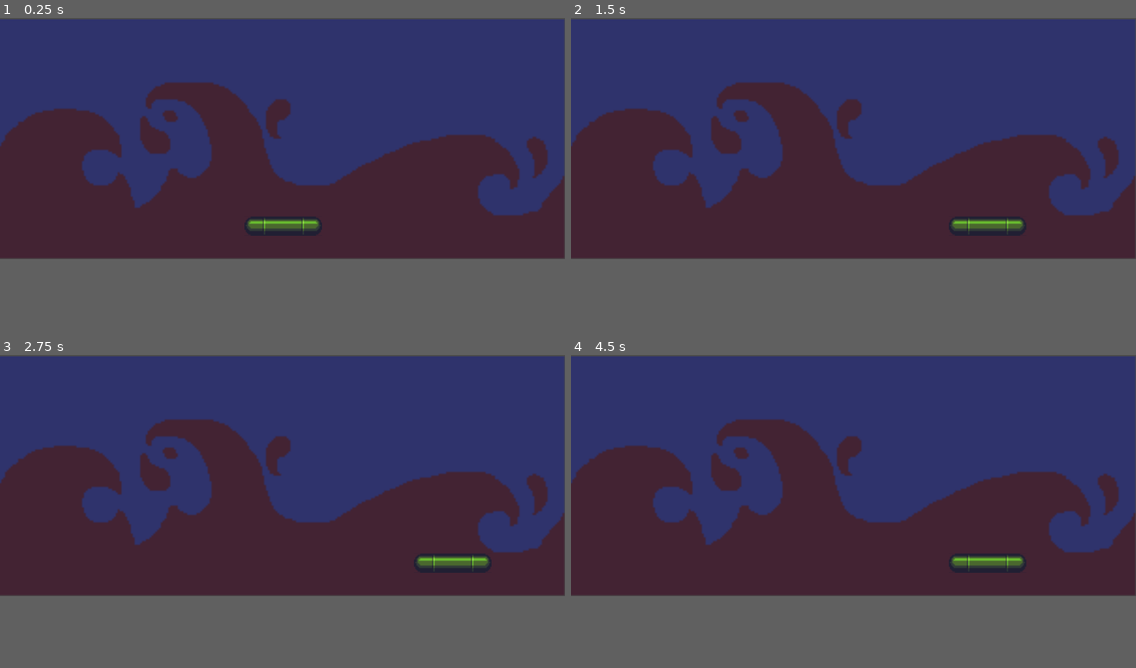
Above: before the commit, frames 1-4 (two rows, left to right).
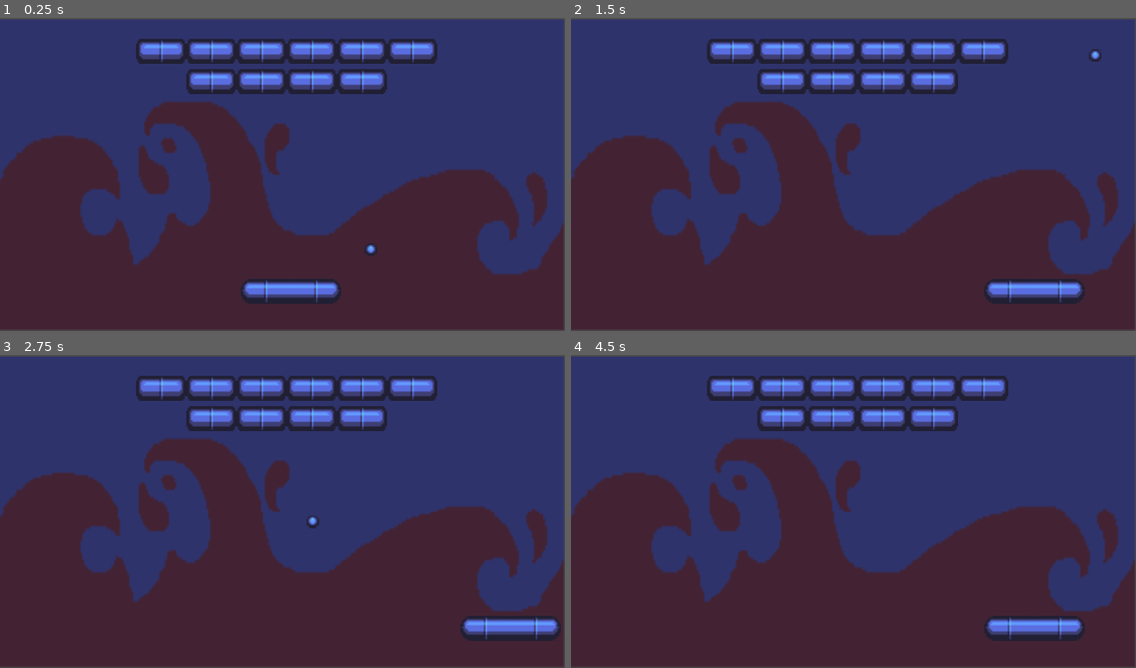
Above: after the commit, the same moments.

Repository: diegocardoso93/CS50G-Godot
Game: Godot game, scene res://Scene/Start.tscn
Two runs of this game, one before a commit and one after it. Both use one fixed random seed, a clock stepped at 60 frames per second and the inputs below. This scene is started directly instead of the project's main scene.
Inputs:
- Up to frame 1 (0.25 s): no input
- Up to frame 2 (1.5 s): tap Enter (ui_accept) at 0.5, 1.35 s; hold Right (ui_right) 0.53-1.28 s; hold Enter (ui_accept) 0.53-1.28 s; hold Left (ui_left) from 1.28 s (still down)
- Up to frame 3 (2.75 s): tap Enter (ui_accept) at 1.52, 1.82 s; release Left (ui_left) at 2.03 s; hold Right (ui_right) from 2.03 s (still down); hold Enter (ui_accept) from 2.03 s (still down)
- Up to frame 4 (4.5 s): release Enter (ui_accept) at 2.78 s; tap Enter (ui_accept) at 2.85, 3.02, 3.32, 4.35 s; release Right (ui_right) at 3.53 s; hold Enter (ui_accept) 3.53-4.28 s; hold Left (ui_left) from 3.53 s (still down)
In our replay, the window is 800x342 before the commit and 800x444 after it. These sizes can differ from the game's own. Grey fills any space a smaller window leaves; there, only what the larger window draws over its background counts as a difference.

The runs differ from the first frame. In frame 1, 27% of the frame differs, in the area x 0-100%, y 6-100%; in frame 2, 27%; in frame 3, 27%; in frame 4, 27%.

Commit message:
add objects

Diff:
--- /dev/null
+++ b/breakout/Asset/bricks.tres
@@ -0,0 +1,295 @@
+[gd_resource type="TileSet" load_steps=2 format=2]
+
+[ext_resource path="res://Asset/blocks.png" type="Texture" id=1]
+
+[resource]
+0/name = "blocks.png 0"
+0/texture = ExtResource( 1 )
+0/tex_offset = Vector2( 0, 0 )
+0/modulate = Color( 1, 1, 1, 1 )
+0/region = Rect2( 0, 0, 32, 16 )
+0/tile_mode = 0
+0/occluder_offset = Vector2( 0, 0 )
+0/navigation_offset = Vector2( 0, 0 )
+0/shapes = [  ]
+0/z_index = 0
+1/name = "blocks.png 1"
+1/texture = ExtResource( 1 )
+1/tex_offset = Vector2( 0, 0 )
+1/modulate = Color( 1, 1, 1, 1 )
+1/region = Rect2( 32, 0, 32, 16 )
+1/tile_mode = 0
+1/occluder_offset = Vector2( 0, 0 )
+1/navigation_offset = Vector2( 0, 0 )
+1/shapes = [  ]
+1/z_index = 0
+2/name = "blocks.png 2"
+2/texture = ExtResource( 1 )
+2/tex_offset = Vector2( 0, 0 )
+2/modulate = Color( 1, 1, 1, 1 )
+2/region = Rect2( 64, 0, 32, 16 )
+2/tile_mode = 0
+2/occluder_offset = Vector2( 0, 0 )
+2/navigation_offset = Vector2( 0, 0 )
+2/shapes = [  ]
+2/z_index = 0
+3/name = "blocks.png 3"
+3/texture = ExtResource( 1 )
+3/tex_offset = Vector2( 0, 0 )
+3/modulate = Color( 1, 1, 1, 1 )
+3/region = Rect2( 96, 0, 32, 16 )
+3/tile_mode = 0
+3/occluder_offset = Vector2( 0, 0 )
+3/navigation_offset = Vector2( 0, 0 )
+3/shapes = [  ]
+3/z_index = 0
+4/name = "blocks.png 4"
+4/texture = ExtResource( 1 )
+4/tex_offset = Vector2( 0, 0 )
+4/modulate = Color( 1, 1, 1, 1 )
+4/region = Rect2( 128, 0, 32, 16 )
+4/tile_mode = 0
+4/occluder_offset = Vector2( 0, 0 )
+4/navigation_offset = Vector2( 0, 0 )
+4/shapes = [  ]
+4/z_index = 0
+5/name = "blocks.png 5"
+5/texture = ExtResource( 1 )
+5/tex_offset = Vector2( 0, 0 )
+5/modulate = Color( 1, 1, 1, 1 )
+5/region = Rect2( 160, 0, 32, 16 )
+5/tile_mode = 0
+5/occluder_offset = Vector2( 0, 0 )
+5/navigation_offset = Vector2( 0, 0 )
+5/shapes = [  ]
+5/z_index = 0
+6/name = "blocks.png 6"
+6/texture = ExtResource( 1 )
+6/tex_offset = Vector2( 0, 0 )
+6/modulate = Color( 1, 1, 1, 1 )
+6/region = Rect2( 0, 16, 32, 15 )
+6/tile_mode = 0
+6/occluder_offset = Vector2( 0, 0 )
+6/navigation_offset = Vector2( 0, 0 )
+6/shapes = [  ]
+6/z_index = 0
+7/name = "blocks.png 7"
+7/texture = ExtResource( 1 )
+7/tex_offset = Vector2( 0, 0 )
+7/modulate = Color( 1, 1, 1, 1 )
+7/region = Rect2( 32, 16, 32, 15 )
+7/tile_mode = 0
+7/occluder_offset = Vector2( 0, 0 )
+7/navigation_offset = Vector2( 0, 0 )
+7/shapes = [  ]
+7/z_index = 0
+8/name = "blocks.png 8"
+8/texture = ExtResource( 1 )
+8/tex_offset = Vector2( 0, 0 )
+8/modulate = Color( 1, 1, 1, 1 )
+8/region = Rect2( 64, 16, 32, 15 )
+8/tile_mode = 0
+8/occluder_offset = Vector2( 0, 0 )
+8/navigation_offset = Vector2( 0, 0 )
+8/shapes = [  ]
+8/z_index = 0
+9/name = "blocks.png 9"
+9/texture = ExtResource( 1 )
+9/tex_offset = Vector2( 0, 0 )
+9/modulate = Color( 1, 1, 1, 1 )
+9/region = Rect2( 96, 16, 32, 15 )
+9/tile_mode = 0
+9/occluder_offset = Vector2( 0, 0 )
+9/navigation_offset = Vector2( 0, 0 )
+9/shapes = [  ]
+9/z_index = 0
+10/name = "blocks.png 10"
+10/texture = ExtResource( 1 )
+10/tex_offset = Vector2( 0, 0 )
+10/modulate = Color( 1, 1, 1, 1 )
+10/region = Rect2( 128, 16, 32, 15 )
+10/tile_mode = 0
+10/occluder_offset = Vector2( 0, 0 )
+10/navigation_offset = Vector2( 0, 0 )
+10/shapes = [  ]
+10/z_index = 0
+11/name = "blocks.png 11"
+11/texture = ExtResource( 1 )
+11/tex_offset = Vector2( 0, 0 )
+11/modulate = Color( 1, 1, 1, 1 )
+11/region = Rect2( 160, 16, 32, 15 )
+11/tile_mode = 0
+11/occluder_offset = Vector2( 0, 0 )
+11/navigation_offset = Vector2( 0, 0 )
+11/shapes = [  ]
+11/z_index = 0
+12/name = "blocks.png 12"
+12/texture = ExtResource( 1 )
+12/tex_offset = Vector2( 0, 0 )
+12/modulate = Color( 1, 1, 1, 1 )
+12/region = Rect2( 0, 47, 32, 17 )
+12/tile_mode = 0
+12/occluder_offset = Vector2( 0, 0 )
+12/navigation_offset = Vector2( 0, 0 )
+12/shapes = [  ]
+12/z_index = 0
+13/name = "blocks.png 13"
+13/texture = ExtResource( 1 )
+13/tex_offset = Vector2( 0, 0 )
+13/modulate = Color( 1, 1, 1, 1 )
+13/region = Rect2( 32, 31, 32, 16 )
+13/tile_mode = 0
+13/occluder_offset = Vector2( 0, 0 )
+13/navigation_offset = Vector2( 0, 0 )
+13/shapes = [  ]
+13/z_index = 0
+14/name = "blocks.png 14"
+14/texture = ExtResource( 1 )
+14/tex_offset = Vector2( 0, 0 )
+14/modulate = Color( 1, 1, 1, 1 )
+14/region = Rect2( 64, 31, 32, 16 )
+14/tile_mode = 0
+14/occluder_offset = Vector2( 0, 0 )
+14/navigation_offset = Vector2( 0, 0 )
+14/shapes = [  ]
+14/z_index = 0
+15/name = "blocks.png 15"
+15/texture = ExtResource( 1 )
+15/tex_offset = Vector2( 0, 0 )
+15/modulate = Color( 1, 1, 1, 1 )
+15/region = Rect2( 96, 31, 32, 16 )
+15/tile_mode = 0
+15/occluder_offset = Vector2( 0, 0 )
+15/navigation_offset = Vector2( 0, 0 )
+15/shapes = [  ]
+15/z_index = 0
+16/name = "blocks.png 16"
+16/texture = ExtResource( 1 )
+16/tex_offset = Vector2( 0, 0 )
+16/modulate = Color( 1, 1, 1, 1 )
+16/region = Rect2( 128, 31, 32, 16 )
+16/tile_mode = 0
+16/occluder_offset = Vector2( 0, 0 )
+16/navigation_offset = Vector2( 0, 0 )
+16/shapes = [  ]
+16/z_index = 0
+17/name = "blocks.png 17"
+17/texture = ExtResource( 1 )
+17/tex_offset = Vector2( 0, 0 )
+17/modulate = Color( 1, 1, 1, 1 )
+17/region = Rect2( 160, 31, 31, 16 )
+17/tile_mode = 0
+17/occluder_offset = Vector2( 0, 0 )
+17/navigation_offset = Vector2( 0, 0 )
+17/shapes = [  ]
+17/z_index = 0
+18/name = "blocks.png 18"
+18/texture = ExtResource( 1 )
+18/tex_offset = Vector2( 0, 0 )
+18/modulate = Color( 1, 1, 1, 1 )
+18/region = Rect2( 0, 31, 32, 16 )
+18/tile_mode = 0
+18/occluder_offset = Vector2( 0, 0 )
+18/navigation_offset = Vector2( 0, 0 )
+18/shapes = [  ]
+18/z_index = 0
+19/name = "blocks.png 19"
+19/texture = ExtResource( 1 )
+19/tex_offset = Vector2( 0, 0 )
+19/modulate = Color( 1, 1, 1, 1 )
+19/region = Rect2( 32, 61, 0, 0 )
+19/tile_mode = 0
+19/occluder_offset = Vector2( 0, 0 )
+19/navigation_offset = Vector2( 0, 0 )
+19/shapes = [  ]
+19/z_index = 0
+20/name = "blocks.png 20"
+20/texture = ExtResource( 1 )
+20/tex_offset = Vector2( 0, 0 )
+20/modulate = Color( 1, 1, 1, 1 )
+20/region = Rect2( 32, 47, 32, 17 )
+20/tile_mode = 0
+20/occluder_offset = Vector2( 0, 0 )
+20/navigation_offset = Vector2( 0, 0 )
+20/shapes = [  ]
+20/z_index = 0
+21/name = "blocks.png 21"
+21/texture = ExtResource( 1 )
+21/tex_offset = Vector2( 0, 0 )
+21/modulate = Color( 1, 1, 1, 1 )
+21/region = Rect2( 64, 47, 32, 17 )
+21/tile_mode = 0
+21/occluder_offset = Vector2( 0, 0 )
+21/navigation_offset = Vector2( 0, 0 )
+21/shapes = [  ]
+21/z_index = 0
+22/name = "blocks.png 22"
+22/texture = ExtResource( 1 )
+22/tex_offset = Vector2( 0, 0 )
+22/modulate = Color( 1, 1, 1, 1 )
+22/region = Rect2( 96, 48, 8, 8 )
+22/tile_mode = 0
+22/occluder_offset = Vector2( 0, 0 )
+22/navigation_offset = Vector2( 0, 0 )
+22/shapes = [  ]
+22/z_index = 0
+23/name = "blocks.png 23"
+23/texture = ExtResource( 1 )
+23/tex_offset = Vector2( 0, 0 )
+23/modulate = Color( 1, 1, 1, 1 )
+23/region = Rect2( 104, 48, 8, 8 )
+23/tile_mode = 0
+23/occluder_offset = Vector2( 0, 0 )
+23/navigation_offset = Vector2( 0, 0 )
+23/shapes = [  ]
+23/z_index = 0
+24/name = "blocks.png 24"
+24/texture = ExtResource( 1 )
+24/tex_offset = Vector2( 0, 0 )
+24/modulate = Color( 1, 1, 1, 1 )
+24/region = Rect2( 112, 48, 8, 8 )
+24/tile_mode = 0
+24/occluder_offset = Vector2( 0, 0 )
+24/navigation_offset = Vector2( 0, 0 )
+24/shapes = [  ]
+24/z_index = 0
+25/name = "blocks.png 25"
+25/texture = ExtResource( 1 )
+25/tex_offset = Vector2( 0, 0 )
+25/modulate = Color( 1, 1, 1, 1 )
+25/region = Rect2( 120, 48, 8, 8 )
+25/tile_mode = 0
+25/occluder_offset = Vector2( 0, 0 )
+25/navigation_offset = Vector2( 0, 0 )
+25/shapes = [  ]
+25/z_index = 0
+26/name = "blocks.png 26"
+26/texture = ExtResource( 1 )
+26/tex_offset = Vector2( 0, 0 )
+26/modulate = Color( 1, 1, 1, 1 )
+26/region = Rect2( 96, 56, 8, 8 )
+26/tile_mode = 0
+26/occluder_offset = Vector2( 0, 0 )
+26/navigation_offset = Vector2( 0, 0 )
+26/shapes = [  ]
+26/z_index = 0
+27/name = "blocks.png 27"
+27/texture = ExtResource( 1 )
+27/tex_offset = Vector2( 0, 0 )
+27/modulate = Color( 1, 1, 1, 1 )
+27/region = Rect2( 104, 56, 8, 8 )
+27/tile_mode = 0
+27/occluder_offset = Vector2( 0, 0 )
+27/navigation_offset = Vector2( 0, 0 )
+27/shapes = [  ]
+27/z_index = 0
+28/name = "blocks.png 28"
+28/texture = ExtResource( 1 )
+28/tex_offset = Vector2( 0, 0 )
+28/modulate = Color( 1, 1, 1, 1 )
+28/region = Rect2( 112, 56, 8, 8 )
+28/tile_mode = 0
+28/occluder_offset = Vector2( 0, 0 )
+28/navigation_offset = Vector2( 0, 0 )
+28/shapes = [  ]
+28/z_index = 0
--- /dev/null
+++ b/breakout/Scene/Ball.tscn
@@ -0,0 +1,15 @@
+[gd_scene load_steps=3 format=2]
+
+[ext_resource path="res://Script/Ball.gd" type="Script" id=1]
+[ext_resource path="res://Asset/bricks.tres" type="TileSet" id=2]
+
+[node name="Ball" type="Node2D"]
+script = ExtResource( 1 )
+
+[node name="Ball" type="TileMap" parent="."]
+position = Vector2( -4, 0 )
+scale = Vector2( 3, 3 )
+tile_set = ExtResource( 2 )
+cell_size = Vector2( 8, 8 )
+format = 1
+tile_data = PoolIntArray( 0, 22, 0 )
--- /dev/null
+++ b/breakout/Scene/Brick.tscn
@@ -0,0 +1,12 @@
+[gd_scene load_steps=2 format=2]
+
+[ext_resource path="res://Asset/bricks.tres" type="TileSet" id=1]
+
+[node name="Brick" type="Node2D"]
+
+[node name="Brick" type="TileMap" parent="."]
+scale = Vector2( 3, 3 )
+tile_set = ExtResource( 1 )
+cell_size = Vector2( 32, 16 )
+format = 1
+tile_data = PoolIntArray( 0, 0, 0 )
--- a/breakout/Scene/Main.tscn
+++ b/breakout/Scene/Main.tscn
@@ -16,33 +16,34 @@
 script = ExtResource( 1 )
 
 [node name="background" type="Sprite" parent="."]
-position = Vector2( 700.946, 302.634 )
-scale = Vector2( 4.6511, 4.6511 )
+position = Vector2( 541.375, 304.122 )
+scale = Vector2( 3.59433, 4.67417 )
 texture = ExtResource( 2 )
 
 [node name="Breakout" type="Label" parent="."]
-margin_top = 170.405
-margin_right = 1399.0
-margin_bottom = 276.405
+margin_left = -150.0
+margin_top = 150.0
+margin_right = 1249.0
+margin_bottom = 256.0
 custom_fonts/font = SubResource( 1 )
 text = "BREAKOUT"
 align = 1
 valign = 1
 
 [node name="Start" type="LinkButton" parent="."]
-margin_left = 650.0
-margin_top = 470.0
-margin_right = 742.0
-margin_bottom = 502.0
+margin_left = 500.0
+margin_top = 449.595
+margin_right = 592.0
+margin_bottom = 481.595
 rect_pivot_offset = Vector2( 46, 13.3196 )
 custom_fonts/font = SubResource( 2 )
 text = "START"
 
 [node name="Highscores" type="LinkButton" parent="."]
-margin_left = 600.0
-margin_top = 520.0
-margin_right = 788.0
-margin_bottom = 552.0
+margin_left = 450.0
+margin_top = 499.595
+margin_right = 654.0
+margin_bottom = 531.595
 rect_pivot_offset = Vector2( 46, 13.3196 )
 custom_fonts/font = SubResource( 2 )
 text = "HIGH SCORES"
--- /dev/null
+++ b/breakout/Scene/Paddle.tscn
@@ -0,0 +1,12 @@
+[gd_scene load_steps=2 format=2]
+
+[ext_resource path="res://Asset/paddle_types.tres" type="TileSet" id=1]
+
+[node name="Paddle" type="Node2D"]
+
+[node name="Paddle" type="TileMap" parent="."]
+scale = Vector2( 3, 3 )
+tile_set = ExtResource( 1 )
+cell_size = Vector2( 64, 16 )
+format = 1
+tile_data = PoolIntArray( 0, 0, 0 )
--- a/breakout/Scene/Select.tscn
+++ b/breakout/Scene/Select.tscn
@@ -18,13 +18,14 @@
 script = ExtResource( 1 )
 
 [node name="background" type="Sprite" parent="."]
-position = Vector2( 700.946, 302.634 )
-scale = Vector2( 4.6511, 4.6511 )
+position = Vector2( 539.675, 303.768 )
+scale = Vector2( 3.59354, 4.66868 )
 texture = ExtResource( 2 )
 
 [node name="InfoSelect" type="Label" parent="."]
+margin_left = -150.0
 margin_top = 133.5
-margin_right = 1397.0
+margin_right = 1247.0
 margin_bottom = 204.5
 custom_fonts/font = SubResource( 1 )
 text = "Select your paddle with left and right!"
@@ -32,8 +33,9 @@
 valign = 1
 
 [node name="InfoPress" type="Label" parent="."]
+margin_left = -150.0
 margin_top = 192.0
-margin_right = 1399.0
+margin_right = 1249.0
 margin_bottom = 245.0
 custom_fonts/font = SubResource( 2 )
 text = "(Press Enter to continue!)"
@@ -41,10 +43,11 @@
 valign = 1
 
 [node name="PaddleLeft" type="TextureButton" parent="."]
-margin_left = 296.25
-margin_top = 381.675
-margin_right = 369.25
-margin_bottom = 456.675
+editor/display_folded = true
+margin_left = 163.619
+margin_top = 380.0
+margin_right = 236.619
+margin_bottom = 455.0
 
 [node name="Texture" type="TileMap" parent="PaddleLeft"]
 position = Vector2( 0, 3 )
@@ -55,10 +58,11 @@
 tile_data = PoolIntArray( 0, 0, 0 )
 
 [node name="PaddleRight" type="TextureButton" parent="."]
-margin_left = 1020.87
-margin_top = 389.031
-margin_right = 1093.87
-margin_bottom = 464.031
+editor/display_folded = true
+margin_left = 866.133
+margin_top = 387.356
+margin_right = 939.133
+margin_bottom = 462.356
 
 [node name="Texture" type="TileMap" parent="PaddleRight"]
 position = Vector2( -358.65, -430.872 )
@@ -66,13 +70,13 @@
 tile_set = ExtResource( 4 )
 cell_size = Vector2( 24, 24 )
 format = 1
-tile_data = PoolIntArray( 393221, 1, 0 )
+tile_data = PoolIntArray( 393221, 1, 0, 2228218, 0, 0 )
 
 [node name="PaddleType" type="TileMap" parent="."]
-position = Vector2( 30, 18 )
+position = Vector2( 70, 18 )
 scale = Vector2( 3, 3 )
 tile_set = ExtResource( 5 )
 format = 1
-tile_data = PoolIntArray( 131075, 2, 0 )
+tile_data = PoolIntArray( 131074, 0, 0 )
 [connection signal="pressed" from="PaddleLeft" to="." method="_on_PaddleLeft_pressed"]
 [connection signal="pressed" from="PaddleRight" to="." method="_on_PaddleRight_pressed"]
--- a/breakout/Scene/Start.tscn
+++ b/breakout/Scene/Start.tscn
@@ -1,20 +1,12 @@
-[gd_scene load_steps=4 format=2]
+[gd_scene load_steps=3 format=2]
 
 [ext_resource path="res://Script/Start.gd" type="Script" id=1]
 [ext_resource path="res://Asset/background.png" type="Texture" id=2]
-[ext_resource path="res://Asset/paddle_types.tres" type="TileSet" id=3]
 
 [node name="Start" type="Node2D"]
 script = ExtResource( 1 )
 
 [node name="background" type="Sprite" parent="."]
-position = Vector2( 700.946, 302.634 )
-scale = Vector2( 4.6511, 4.6511 )
+position = Vector2( 538.557, 302.634 )
+scale = Vector2( 3.5963, 4.651 )
 texture = ExtResource( 2 )
-
-[node name="PaddleType" type="TileMap" parent="."]
-position = Vector2( 30, 110 )
-scale = Vector2( 3, 3 )
-tile_set = ExtResource( 3 )
-format = 1
-tile_data = PoolIntArray( 131075, 0, 0 )
--- /dev/null
+++ b/breakout/Script/Ball.gd
@@ -0,0 +1,55 @@
+extends Node2D
+
+var dx = 0
+var dy = 0
+var width = 1080
+var height = 600
+var x setget set_x, get_x
+var y setget set_y, get_y
+
+func _ready():
+	x = 500
+	y = 290
+
+func update_pos(delta):
+	self.x = self.x + dx * delta * 5
+	self.y = self.y + dy * delta * 5
+
+	if self.x <= 0:
+		self.x = 0
+		self.dx = -self.dx
+
+	if self.x >= 1080 - 32:
+		self.x = 1080 - 32
+		self.dx = -self.dx
+
+	if self.y <= 0:
+		self.y = 0
+		self.dy = -self.dy
+
+func collides(paddle):
+	if self.x > paddle.position.x + 192 or paddle.position.x > self.x + 8:
+		return false
+
+	if self.y > paddle.position.y + 50 or paddle.position.y > self.y:
+		return false
+
+	return true
+
+func reset():
+	self.x = 500
+	self.y = 290
+	dy = 0
+	dx = 0
+
+func set_x(x):
+	self.position.x = x
+
+func get_x():
+	return self.position.x
+
+func set_y(y):
+	self.position.y = y
+
+func get_y():
+	return self.position.y
--- /dev/null
+++ b/breakout/Script/Brick.gd
@@ -0,0 +1,10 @@
+extends Node
+
+func _ready():
+	pass # Replace with function body.
+
+func _process(delta):
+	pass
+
+func hit():
+	print('hit')
--- a/breakout/Script/Select.gd
+++ b/breakout/Script/Select.gd
@@ -12,8 +12,8 @@
 
 func _on_PaddleLeft_pressed():
 	selected_paddle = selected_paddle - 1 if selected_paddle > 0 else 3
-	$PaddleType.set_cellv(Vector2(3, 2), selected_paddle)
+	$PaddleType.set_cellv(Vector2(2, 2), selected_paddle)
 
 func _on_PaddleRight_pressed():
 	selected_paddle = selected_paddle + 1 if selected_paddle < 3 else 0
-	$PaddleType.set_cellv(Vector2(3, 2), selected_paddle)
+	$PaddleType.set_cellv(Vector2(2, 2), selected_paddle)
--- a/breakout/Script/Start.gd
+++ b/breakout/Script/Start.gd
@@ -1,12 +1,49 @@
 extends Node2D
 
 const PADDLE_SPEED = 10
+const BRICK_WIDTH = 96
+const BRICK_HEIGHT = 48
+
+var ball = preload("res://Scene/Ball.tscn").instance()
+var paddle = preload("res://Scene/Paddle.tscn").instance()
+var brickFactory = preload("res://Scene/Brick.tscn")
+var bricks = []
 
 func _ready():
-	$PaddleType.set_cellv(Vector2(3, 2), Global['selected_paddle'])
+	paddle.get_node('Paddle').set_cellv(Vector2(3, 11), Global['selected_paddle'])
+
+	for i in range(10):
+		var brick = brickFactory.instance()
+		brick.position.x = BRICK_WIDTH * i + 260;
+		brick.position.y = 40;
+		if (i > 5):
+			brick.position.y = brick.position.y + BRICK_HEIGHT + 10
+			brick.position.x = BRICK_WIDTH * (i - 5) + 260
+		bricks.append(brick)
+		add_child(brick)
+
+	ball.position.x = 620;
+	ball.position.y = 506;
+	ball.dx = rand_range(-200, 200)
+	ball.dy = rand_range(-50, -60)
+
+	paddle.position.x = 460
+	paddle.position.y = 500
+
+	add_child(ball)
+	add_child(paddle)
 
 func _process(delta):
 	if Input.is_action_pressed('ui_left'):
-		$PaddleType.position.x = $PaddleType.position.x - PADDLE_SPEED
+		paddle.position.x = paddle.position.x - PADDLE_SPEED
 	elif Input.is_action_pressed('ui_right'):
-		$PaddleType.position.x = $PaddleType.position.x + PADDLE_SPEED
+		paddle.position.x = paddle.position.x + PADDLE_SPEED
+	ball.update_pos(delta)
+
+
+	if ball.collides(paddle):
+		ball.y = paddle.position.y - 8
+		ball.dy = -ball.dy
+
+		if ball.x < paddle.position.x + 100:
+			ball.dx = - rand_range(30, 50 + 10 * 100 - (ball.x + 8 - paddle.position.x))
--- a/breakout/project.godot
+++ b/breakout/project.godot
@@ -25,7 +25,7 @@
 
 [display]
 
-window/size/width=1400
+window/size/width=1080
 
 [rendering]
 
